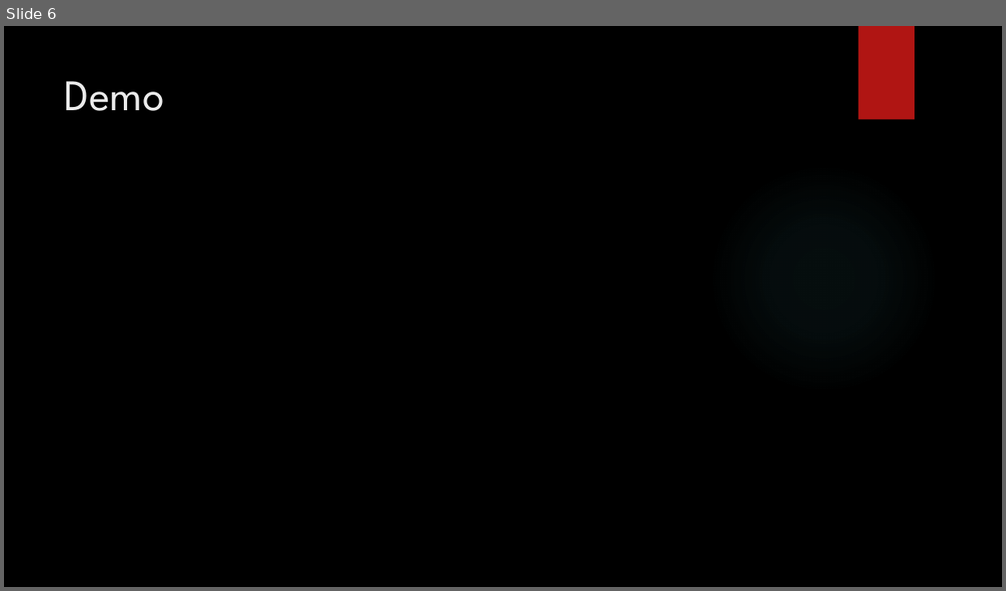
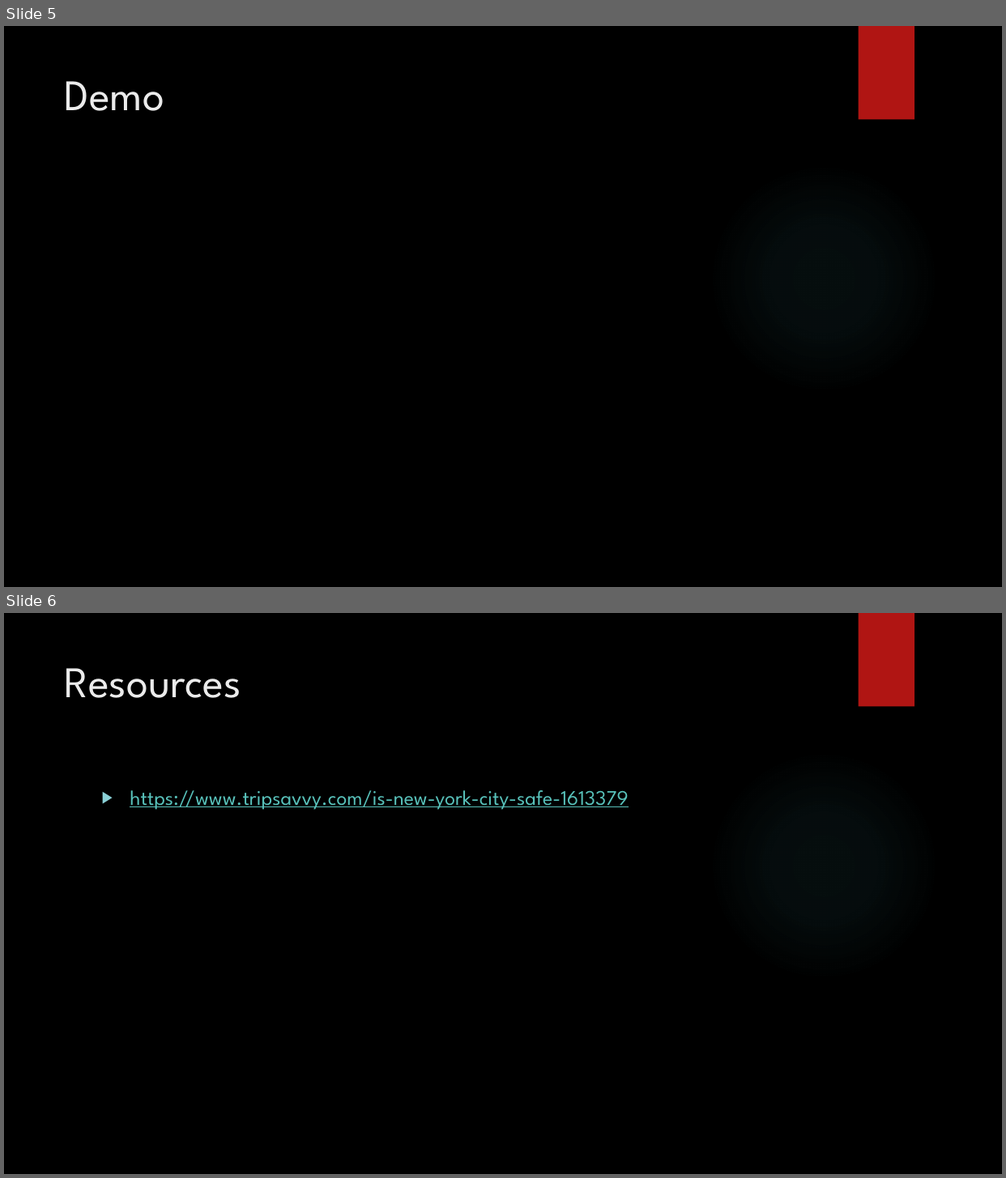
Before and after one commit to matthew3hansen/DSA_Project_3, a slide deck: Word Document & PDF/YoutubePresentationSlides.pptx. Shown one above the other, each under a label of ours: slide 6 before the commit, slides 5 and 6 after it. The pictures are 1006x591 and 1006x1178 pixels, drawn with LibreOffice and Linux fonts; fonts in the diff are those of the drawing; background and template pictures are left out. Boxes give left, top, right and bottom in pixels: in the first picture for what was removed or moved away, otherwise in the second. Text is boxed around its words. In the diff, an @@ line names an element or a change of style, - is before the commit and + after.

```diff
--- a/Word Document & PDF/YoutubePresentationSlides.pptx
+++ b/Word Document & PDF/YoutubePresentationSlides.pptx
@@ slide 6 added at (4,613,1002,1174), background picture (left out); not listed: 2 template elements that a slide beside it also shows @@
@@ title added at (65,668,241,698), 42 pt, text #EBEBEB @@
+Resources
@@ text added at (130,790,628,810), 20 pt, text #58C1BA, underline @@
+▶ https://www.tripsavvy.com/is-new-york-city-safe-1613379
@@ what was slide 6 is now slide 5 @@
```
Also in this commit, not shown: 1 slide changed, 2 other slides added, 3 slides removed.
